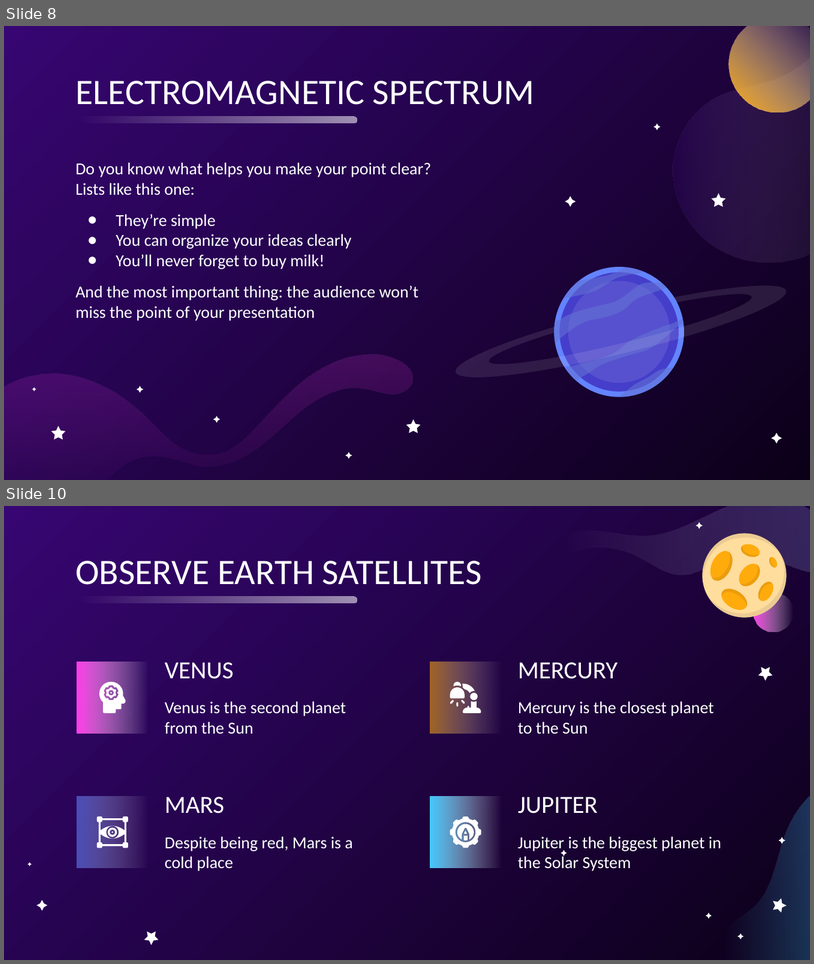
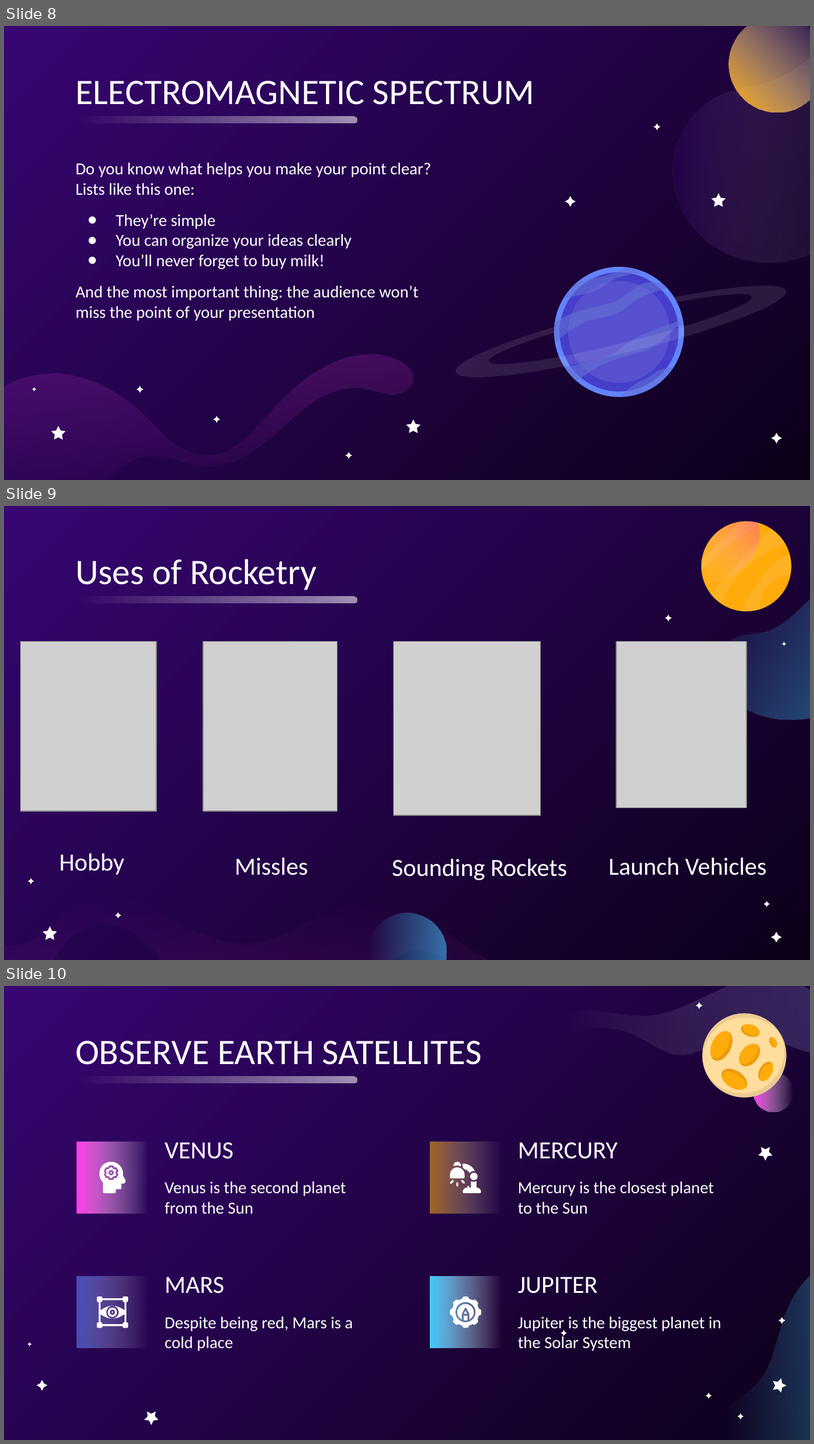
Before and after one commit to usedgenes/Rocketry-Curriculum, a slide deck: Week 1/Day 1/Presentation.pptx. Shown one above the other, each under a label of ours: slides 8 and 10 before the commit, slides 8, 9 and 10 after it; the slides between them are not shown. The pictures are 814x964 and 814x1444 pixels, drawn with LibreOffice and Linux fonts; fonts in the diff are those of the drawing; grey boxes stand for pictures. Boxes give left, top, right and bottom in pixels: in the first picture for what was removed or moved away, otherwise in the second. Text is boxed around its words. In the diff, an @@ line names an element or a change of style, - is before the commit and + after.

```diff
--- a/Week 1/Day 1/Presentation.pptx
+++ b/Week 1/Day 1/Presentation.pptx
@@ slide 9 added at (x1=4, y1=506, x2=810, y2=960), background gradient #0C0019 to #370672 @@
@@ group added at (x1=4, y1=521, x2=810, y2=960): 7 freeform shapes, 1 ellipse @@
@@ title added at (x1=75, y1=559, x2=317, y2=590), 32 pt, text #FFFFFF @@
+Uses of Rocketry
@@ rounded rectangle added at (x1=77, y1=597, x2=357, y2=604), fill gradient #FFFFFF @@
@@ freeform shape added at (x1=665, y1=615, x2=672, y2=621), fill #FFFFFF @@
@@ picture added at (x1=21, y1=642, x2=156, y2=811) @@
@@ picture added at (x1=203, y1=642, x2=337, y2=811) @@
@@ picture added at (x1=393, y1=642, x2=540, y2=815) @@
@@ picture added at (x1=617, y1=642, x2=747, y2=808) @@
@@ text added at (x1=59, y1=853, x2=125, y2=874), 22 pt, text #FFFFFF @@
+Hobby
@@ subtitle added at (x1=235, y1=857, x2=308, y2=875), 22 pt, text #FFFFFF @@
+Missles
@@ subtitle added at (x1=392, y1=858, x2=567, y2=880), 22 pt, text #FFFFFF @@
+Sounding Rockets
@@ text added at (x1=609, y1=857, x2=767, y2=875), 22 pt, text #FFFFFF @@
+Launch Vehicles
@@ group added at (x1=28, y1=642, x2=786, y2=942): 6 freeform shapes @@
```
Also in this commit, not shown: 1 slide changed, 2 other slides added, 3 slides removed, 6 other files.
